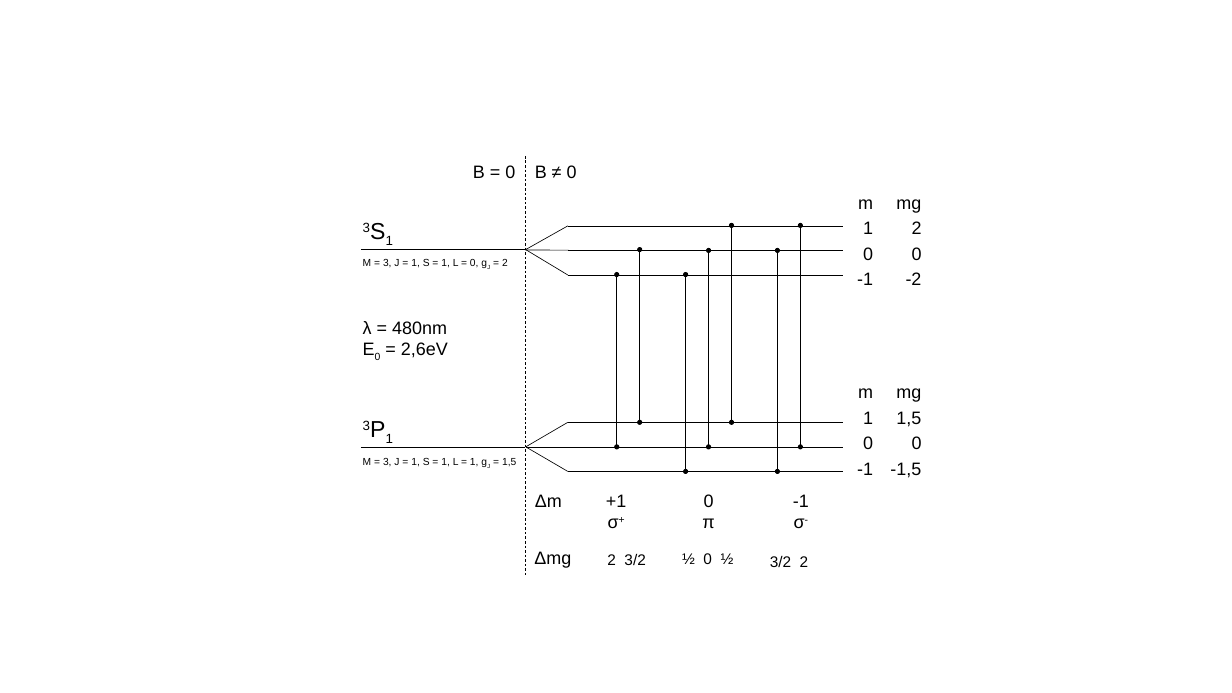
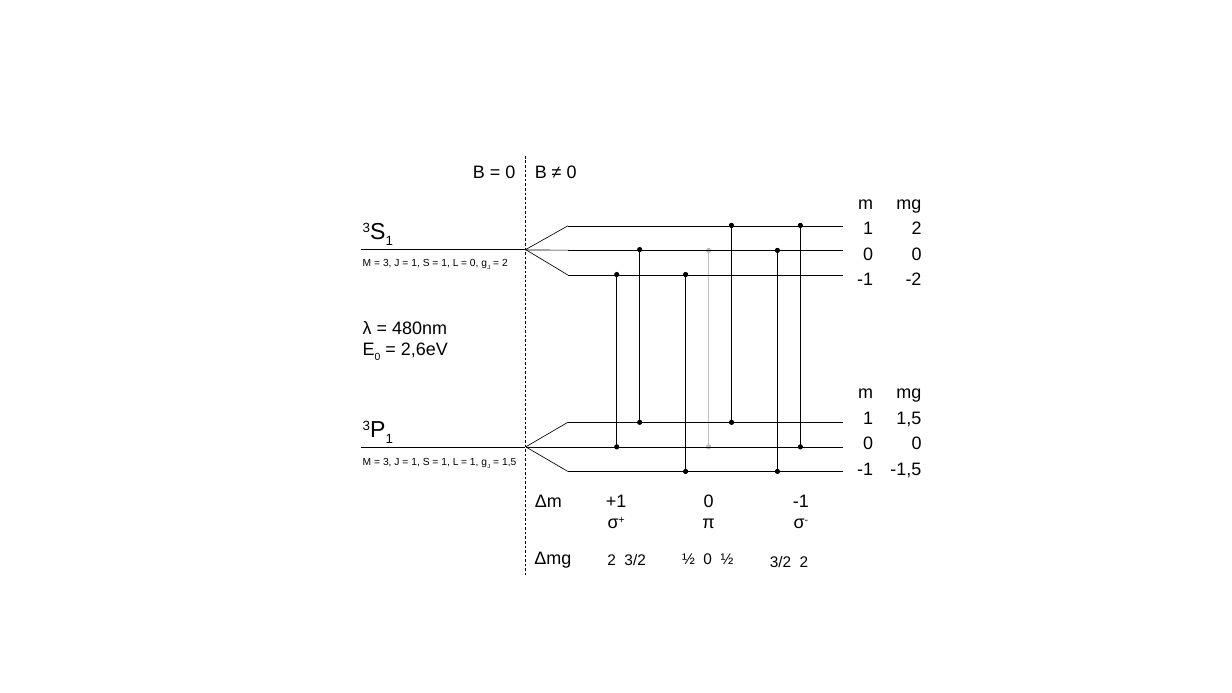
Before and after one commit to marian42/fpphysik, a slide deck: slide 2 of zeeman/termschema.pptx. Drawn at 1232x693 pixels with LibreOffice and Linux fonts; fonts in the diff are those of the drawing. Boxes give left, top, right and bottom in pixels: in the first picture for what was removed or moved away, otherwise in the second. Text is boxed around its words. In the diff, an @@ line names an element or a change of style, - is before the commit and + after.

```diff
--- a/zeeman/termschema.pptx
+++ b/zeeman/termschema.pptx
@@ double arrow (709, 250) - (709, 447): stroke #000000 0.5 pt to #BFBFBF 0.5 pt @@
```
Also in this commit, not shown: 2 other files.
